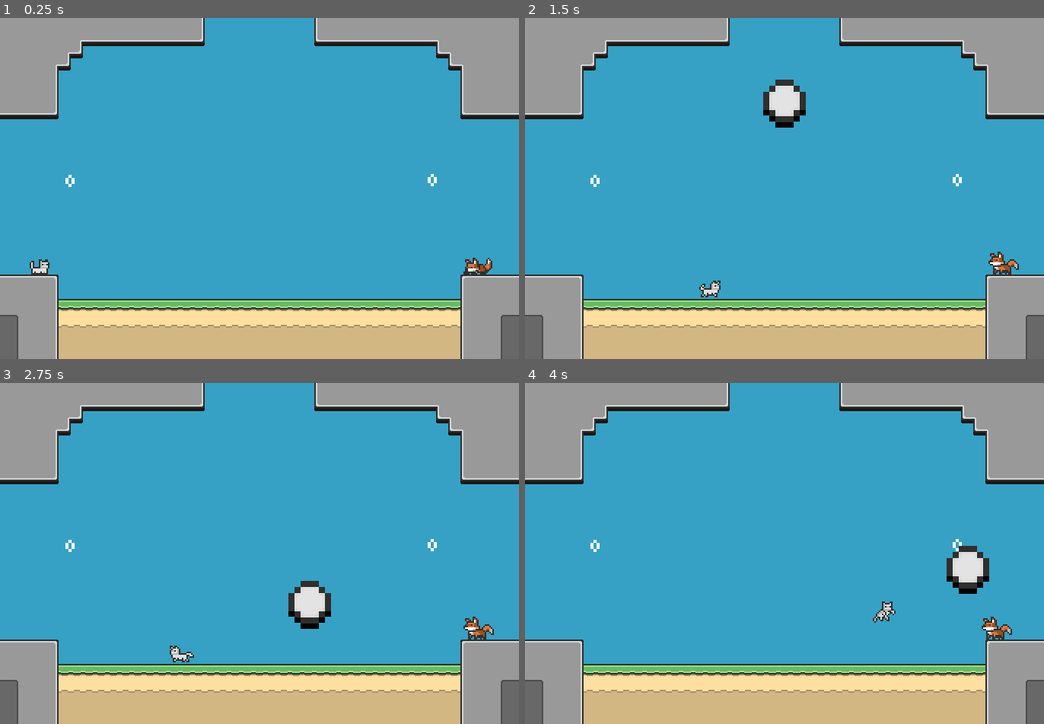
Above: before the commit, frames 1-4 (two rows, left to right).
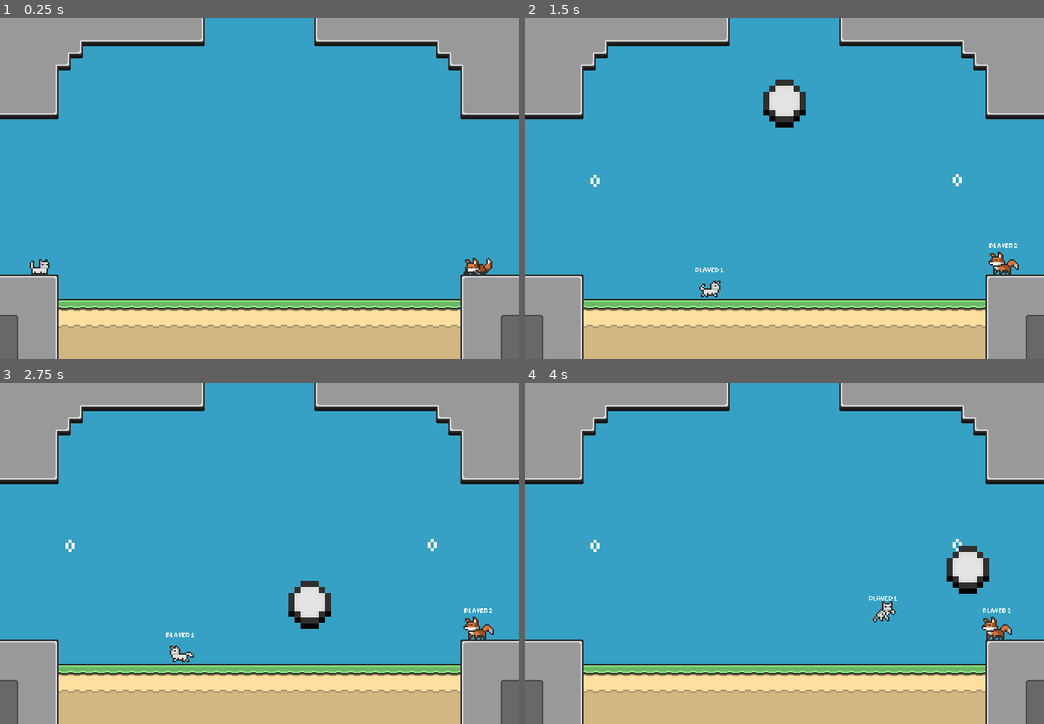
Above: after the commit, the same moments.

Repository: t0qen/juxtra-game
Game: Godot game, scene res://scenes/roots.tscn
The game is run twice, just before and just after one commit, with the same random seed, the same clock (stepped at 60 frames per second) and the same inputs.
Inputs:
- Up to frame 1 (0.25 s): no input
- Up to frame 2 (1.5 s): tap Enter at 0.5 s; hold D (move_right_1) from 0.53 s (still down); tap Tab (tab, bound only after the commit) at 0.6 s; tap Z (jump_1) at 0.77 s; tap X (dash_1) at 1.35 s
- Up to frame 3 (2.75 s): tap Z (jump_1) at 1.52 s; tap Tab (tab, bound only after the commit) at 1.55, 2.3 s; release D (move_right_1) at 2.03 s; hold Q (move_left_1) from 2.03 s (still down); tap Keypad 0 (dash_2) at 2.1 s
- Up to frame 4 (4 s): release Q (move_left_1) at 2.78 s; hold D (move_right_1) from 2.78 s (still down); tap Down (down_2) at 2.85 s; tap Z (jump_1) at 3.02, 3.77 s; tap Tab (tab, bound only after the commit) at 3.05, 3.8 s; tap Left (move_left_2) at 3.6 s

The runs differ from the first frame. In frame 1, less than 0.1% of the frame differs, in the area x 12-85%, y 45-50%; in frame 2, less than 0.1%; in frame 3, less than 0.1%, in the area x 31-95%, y 66-75%; in frame 4, less than 0.1%.

Commit message:
Added tab button to show score

Diff:
--- a/project.godot
+++ b/project.godot
@@ -95,6 +95,11 @@
 "events": [Object(InputEventKey,"resource_local_to_scene":false,"resource_name":"","device":-1,"window_id":0,"alt_press …(195 unchanged characters)…
 ]
 }
+tab={
+"deadzone": 0.2,
+"events": [Object(InputEventKey,"resource_local_to_scene":false,"resource_name":"","device":-1,"window_id":0,"alt_pressed":false,"shift_pressed":false,"ctrl_pressed":false,"meta_pressed":false,"pressed":false,"keycode":4194306,"physical_keycode":0,"key_label":0,"unicode":0,"location":0,"echo":false,"script":null)
+]
+}
 
 [layer_names]
 
--- a/scenes/local_multi.tscn
+++ b/scenes/local_multi.tscn
@@ -419,8 +419,9 @@
 font_size = 32
 shadow_size = 0
 
-[node name="Local Multiplayer" type="Node2D"]
+[node name="Local Multiplayer" type="Node2D" node_paths=PackedStringArray("tab_timer")]
 script = ExtResource("1_p8ruy")
+tab_timer = NodePath("TabTimer")
 
 [node name="Level" type="Node2D" parent="."]
 
@@ -494,6 +495,12 @@
 label_settings = SubResource("LabelSettings_p8ruy")
 horizontal_alignment = 1
 
+[node name="TabTimer" type="Timer" parent="."]
+process_callback = 0
+wait_time = 2.0
+one_shot = true
+
 [connection signal="area_entered" from="Goals/Goal2" to="." method="_on_goal_2_area_entered"]
 [connection signal="area_entered" from="Goals/Goal" to="." method="_on_goal_area_entered"]
 [connection signal="body_entered" from="Goals/Goal" to="." method="_on_goal_body_entered"]
+[connection signal="timeout" from="TabTimer" to="." method="_on_tab_timer_timeout"]
--- a/scenes/scripts/local_multiplayer.gd
+++ b/scenes/scripts/local_multiplayer.gd
@@ -3,6 +3,8 @@
 	LOCAL,
 	MULTI
 }
+@export var tab_timer : Timer
+var tab_timer_finished : bool = false
 @onready var respawn_ball_point = $Spawn/RespawnPoint
 @onready var player_2_spawn: Marker2D = $"Spawn/Player 2 spawn"
 @onready var player_1_spawn: Marker2D = $"Spawn/Player 1 spawn"
@@ -27,6 +29,9 @@
 var player_2_score : int = 0
 
 func _ready() -> void:
+	player_1_score_text.hide()
+	player_2_score_text.hide()
+
 	spawn_ball()
 	spawn_camera()
 	if current_game_mode == game_mode.LOCAL:
@@ -36,8 +41,24 @@
 	else:
 		print("error no initialize game mode : no game mode")
 
+	player_1.player_1_text.hide()
+	player_2.player_2_text.hide()
+
 func _process(delta: float) -> void:
 	update_score()
+	if Input.is_action_just_pressed("tab"):
+		player_1_score_text.show()
+		player_2_score_text.show()
+		tab_timer_finished = false
+		player_1.player_1_text.show()
+		player_2.player_2_text.show()
+		tab_timer.start()
+
+	if tab_timer_finished:
+		player_1_score_text.hide()
+		player_2_score_text.hide()
+		player_1.player_1_text.hide()
+		player_2.player_2_text.hide()
 
 func spawn_camera():
 	current_camera = camera.instantiate()
@@ -99,3 +120,7 @@
 func respawn_players():
 	player_1.global_position = player_1_spawn.global_position
 	player_2.global_position = player_2_spawn.global_position
+
+
+func _on_tab_timer_timeout() -> void:
+	tab_timer_finished = true
